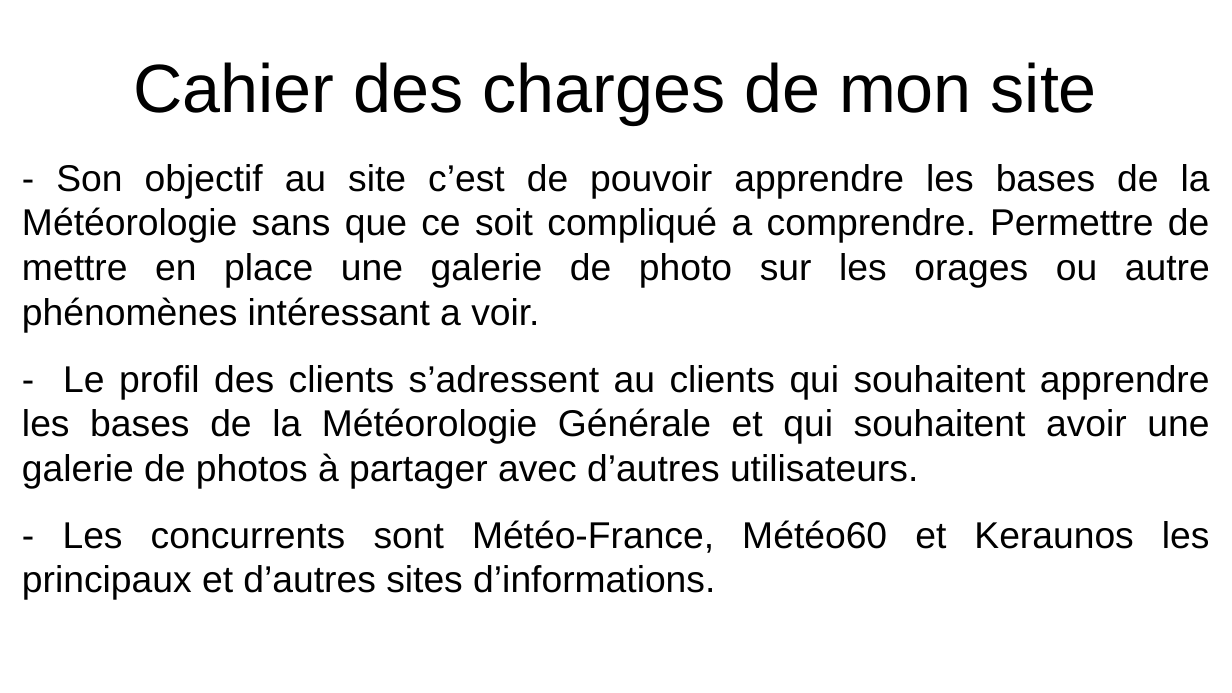
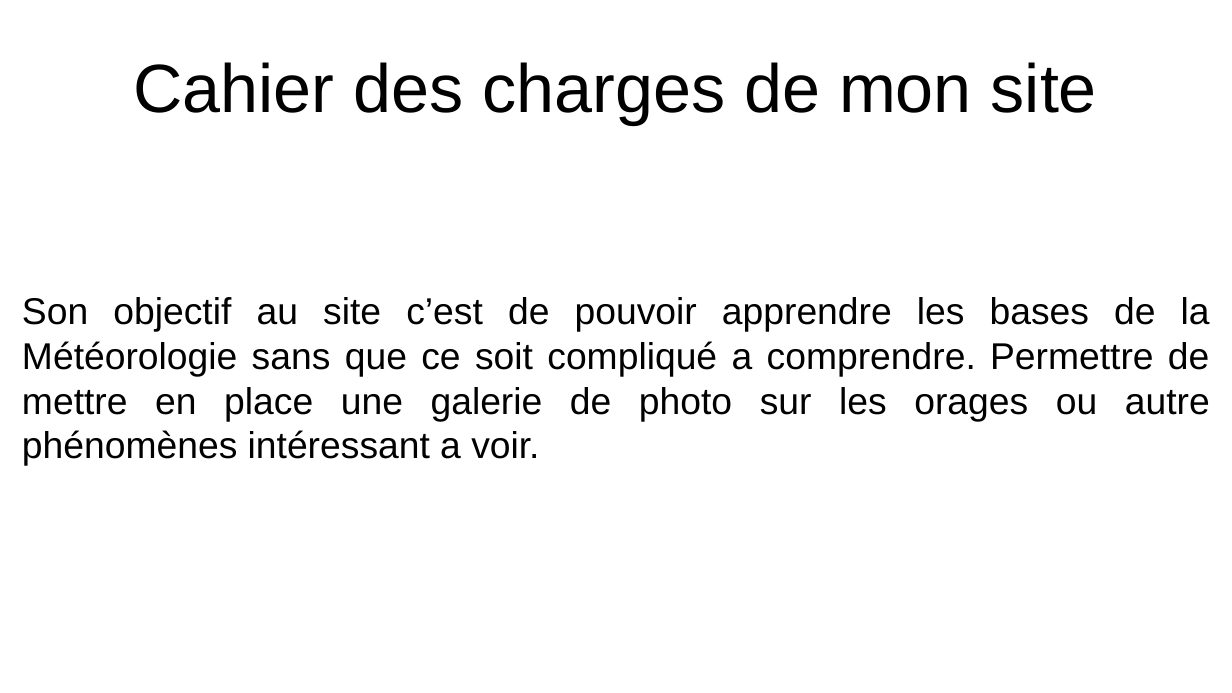
Before and after one commit to Max50603/PROJET--FINAL, a slide deck: slide 3 of PROJET/PROJET FINALE POWERPOINT.odp. Drawn at 1232x693 pixels with LibreOffice and Linux fonts; fonts in the diff are those of the drawing. Boxes give left, top, right and bottom in pixels: in the first picture for what was removed or moved away, otherwise in the second. Text is boxed around its words. In the diff, an @@ line names an element or a change of style, - is before the commit and + after.

```diff
--- a/PROJET/PROJET FINALE POWERPOINT.odp
+++ b/PROJET/PROJET FINALE POWERPOINT.odp
@@ text at bbox=[22, 297, 1210, 466]: text changed @@
-- Son objectif au site c’est de pouvoir apprendre les bases de la Météorologie sans que ce soit compliqué a comprendre. Permettre de mettre en place une galerie de photo sur les orages ou autre phénomènes intéressant a voir.
-- Le profil des clients s’adressent au clients qui souhaitent apprendre les bases de la Météorologie Générale et qui souhaitent avoir une galerie de photos à partager avec d’autres utilisateurs.
-- Les concurrents sont Météo-France, Météo60 et Keraunos les principaux et d’autres sites d’informations.
+Son objectif au site c’est de pouvoir apprendre les bases de la Météorologie sans que ce soit compliqué a comprendre. Permettre de mettre en place une galerie de photo sur les orages ou autre phénomènes intéressant a voir.
```
Also in this commit, not shown: 7 other slides changed, 6 slides added, 2 slides removed, 5 other files.
